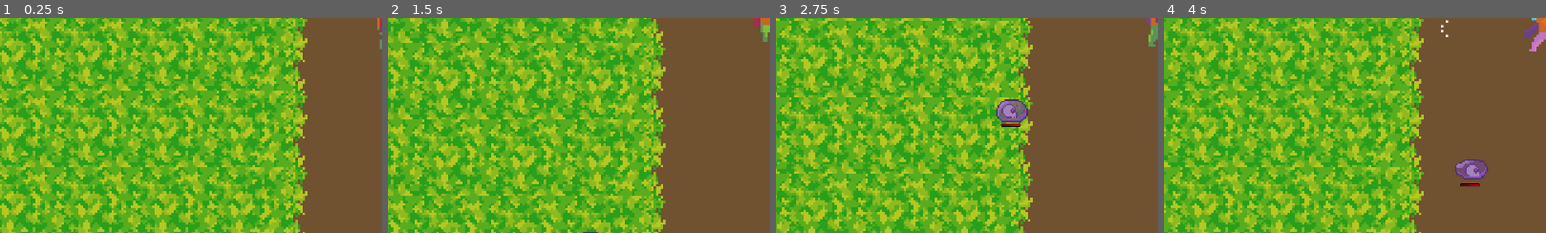
Above: before the commit, frames 1-4 (left to right).
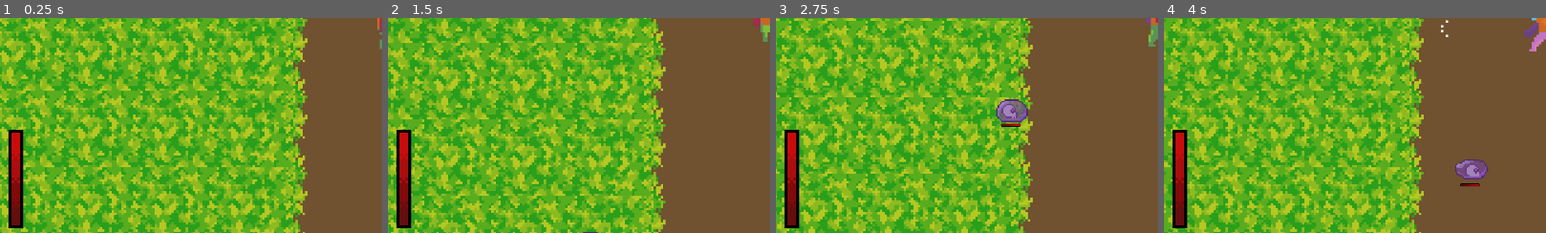
Above: after the commit, the same moments.

Repository: TheWeirdSpaceFox/TopDown
Game: Godot game, scene res://Scene/main.tscn
Same seed, same stepped clock (60 frames per second), same inputs: the game is played once before the commit and once after it.
Inputs (mouse positions are % of the whole screen's width and height, from its top left):
- Up to frame 1 (0.25 s): no input
- Up to frame 2 (1.5 s): tap Enter at 0.5 s; move the mouse to (72, 45) at 0.52 s; hold D (right) 0.53-1.28 s; click (72, 45) at 0.6 s; move the mouse to (30, 55) at 1.27 s; hold S (down) from 1.28 s (still down); tap Shift (run) at 1.35 s
- Up to frame 3 (2.75 s): move the mouse to (60, 28) at 2.02 s; release S (down) at 2.03 s; hold D (right) from 2.03 s (still down); click (60, 28) at 2.1 s
- Up to frame 4 (4 s): move the mouse to (45, 70) at 2.77 s; release D (right) at 2.78 s; hold W (up) 2.78-3.53 s; tap Shift (run) at 2.85 s; move the mouse to (80, 65) at 3.52 s; hold A (left) from 3.53 s (still down); click (80, 65) at 3.6 s
The pictures show only the part of the screen within x 0-50%, y 50-100%; the shares and areas given below are measured in that part.

The runs differ from the first frame. In frame 1, 1.8% of the frame differs, in the area x 2-7%, y 52-98%; in frame 2, 1.8%; in frame 3, 1.8%; in frame 4, 1.8%.

Commit message:
Player Health Bar

Diff:
--- a/Scene/hud.tscn
+++ b/Scene/hud.tscn
@@ -1,9 +1,44 @@
-[gd_scene load_steps=2 format=3 uid="uid://djun87hejdbd8"]
+[gd_scene load_steps=5 format=3 uid="uid://djun87hejdbd8"]
 
 [ext_resource type="Script" uid="uid://6w1pnxlprcj6" path="res://Script/hud.gd" id="1_cevek"]
+[ext_resource type="Texture2D" uid="uid://1c6urhxky5a2" path="res://Assets/UI/Heart_Full.png" id="2_3quw2"]
+[ext_resource type="Texture2D" uid="uid://1ievbijmsv8g" path="res://Assets/UI/HealthBarPlayer.png" id="3_et0hg"]
+[ext_resource type="Texture2D" uid="uid://cqndaqpdsfhec" path="res://Assets/UI/HealthBarredPlayer.png" id="4_uh1qp"]
 
 [node name="HUD" type="CanvasLayer"]
 script = ExtResource("1_cevek")
+
+[node name="Hearts" type="HBoxContainer" parent="."]
+visible = false
+offset_left = 6.0
+offset_top = 7.0
+offset_right = 220.11
+offset_bottom = 40.0
+
+[node name="Heart" type="TextureRect" parent="Hearts"]
+layout_mode = 2
+texture = ExtResource("2_3quw2")
+stretch_mode = 2
+
+[node name="Heart2" type="TextureRect" parent="Hearts"]
+layout_mode = 2
+texture = ExtResource("2_3quw2")
+stretch_mode = 2
+
+[node name="Heart3" type="TextureRect" parent="Hearts"]
+layout_mode = 2
+texture = ExtResource("2_3quw2")
+stretch_mode = 2
+
+[node name="Heart4" type="TextureRect" parent="Hearts"]
+layout_mode = 2
+texture = ExtResource("2_3quw2")
+stretch_mode = 2
+
+[node name="Heart5" type="TextureRect" parent="Hearts"]
+layout_mode = 2
+texture = ExtResource("2_3quw2")
+stretch_mode = 2
 
 [node name="FadeOverlay" type="ColorRect" parent="."]
 modulate = Color(1, 1, 1, 0)
@@ -13,3 +48,28 @@
 grow_horizontal = 2
 grow_vertical = 2
 color = Color(0, 0, 0, 1)
+
+[node name="red" type="TextureProgressBar" parent="."]
+anchors_preset = 7
+anchor_left = 0.5
+anchor_top = 1.0
+anchor_right = 0.5
+anchor_bottom = 1.0
+offset_left = -626.0
+offset_top = -173.0
+offset_right = -621.0
+offset_bottom = -140.0
+grow_horizontal = 2
+grow_vertical = 0
+scale = Vector2(5, 5)
+fill_mode = 3
+texture_progress = ExtResource("4_uh1qp")
+
+[node name="black" type="TextureRect" parent="."]
+offset_left = 14.0
+offset_top = 547.0
+offset_right = 19.0
+offset_bottom = 580.0
+scale = Vector2(5, 5)
+texture = ExtResource("3_et0hg")
+stretch_mode = 2
--- a/Script/hud.gd
+++ b/Script/hud.gd
@@ -1,7 +1,18 @@
 extends CanvasLayer
-
+var player
 @onready var fade_overlay: ColorRect = $FadeOverlay
 
+
+@onready var red: TextureProgressBar = $red
+
+func set_player(p) -> void:
+	player = p
+	if player:
+		player.health_change.connect(update_health)
+		update_health(player.health)
+
+func update_health(new_health: int) -> void:
+	red.value = new_health
 
 func fade(to_alpha: float) -> void:
 	var tween:= create_tween()
--- a/Script/main.gd
+++ b/Script/main.gd
@@ -33,7 +33,7 @@
 	#Connect Player
 	var player = level_root.get_node("Player")
 	player.died.connect(_on_player_died)
-
+	$HUD.set_player(player)
 
 	#Connect Exit
 	var exit = level_root.get_node_or_null("Exit")
--- a/Script/player.gd
+++ b/Script/player.gd
@@ -1,5 +1,6 @@
 extends CharacterBody2D
 
+signal health_change(new_health: int)
 signal died
 
 var SPEED = 300.0
@@ -17,6 +18,7 @@
 @onready var collision_shape_2d: CollisionShape2D = $Hitbox/CollisionShape2D
 @onready var take_damage_sound: AudioStreamPlayer2D = $TakeDamage
 @onready var damage_cool_down: Timer = $DamageCoolDown
+
 
 func _ready() -> void:
 	#Load health from signleton
@@ -131,7 +133,7 @@
 		# take_damage_sound.play() Sound Later
 		health -= amount
 		PlayerStats.health = health
-		print(health)
+		emit_signal("health_change", health)
 		if health <= 0:
 			die()
 		#Temp invincible
Binary file added: Assets/UI/HealthBarPlayer.png
Not shown, added: Assets/UI/HealthBarPlayer.png.import
Binary file added: Assets/UI/HealthBarredPlayer.png
Not shown, added: Assets/UI/HealthBarredPlayer.png.import
Binary file added: Assets/UI/Heart_Empty.png
Not shown, added: Assets/UI/Heart_Empty.png.import
Binary file added: Assets/UI/Heart_Full.png
Not shown, added: Assets/UI/Heart_Full.png.import
Binary file added: Assets/UI/Heart_Half.png
Not shown, added: Assets/UI/Heart_Half.png.import
